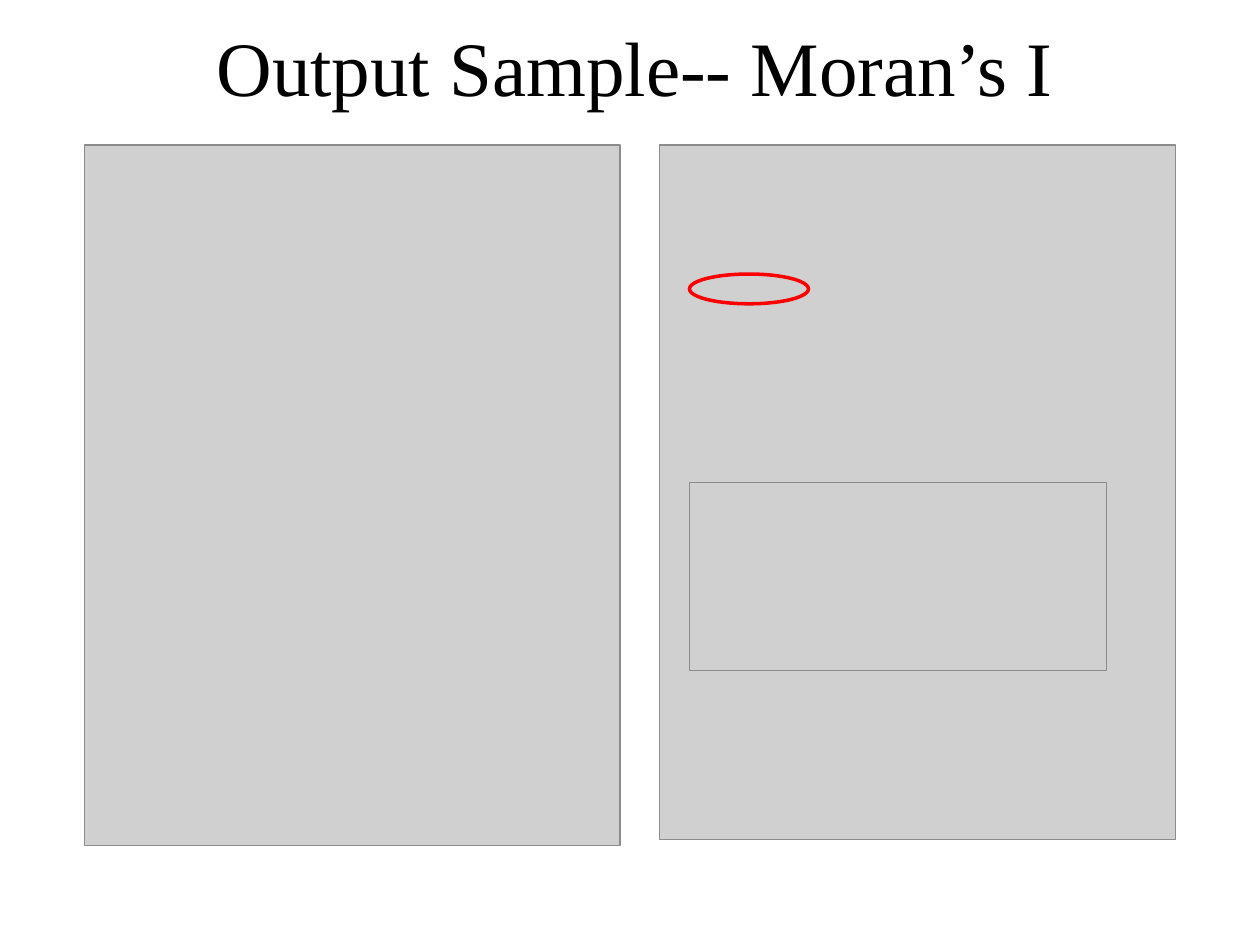
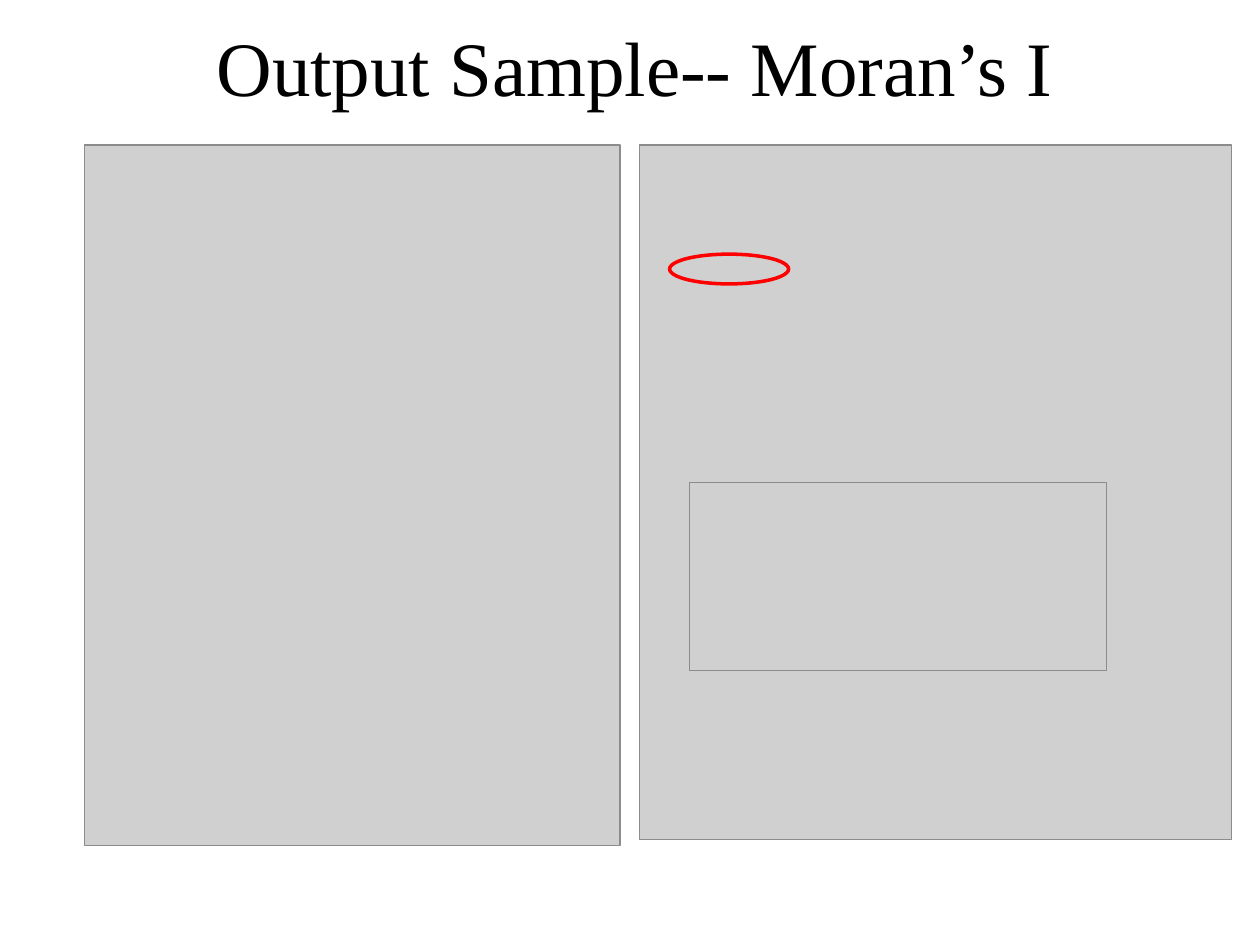
Before and after one commit to jreades/starspy, a slide deck: slide 4 of qgisplugin/Slides/MoranI_Markov_Vicky.ppt. Drawn at 1260x945 pixels with LibreOffice and Linux fonts; fonts in the diff are those of the drawing; grey boxes stand for pictures. Boxes give left, top, right and bottom in pixels: in the first picture for what was removed or moved away, otherwise in the second. Text is boxed around its words. In the diff, an @@ line names an element or a change of style, - is before the commit and + after.

```diff
--- a/qgisplugin/Slides/MoranI_Markov_Vicky.ppt
+++ b/qgisplugin/Slides/MoranI_Markov_Vicky.ppt
@@ picture resized from (x1=660, y1=145, x2=1177, y2=839) to (x1=640, y1=145, x2=1232, y2=839) @@
@@ ellipse moved from (x1=689, y1=275, x2=808, y2=305) to (x1=669, y1=255, x2=788, y2=285) @@
```
Also in this commit, not shown: 1 other file.
